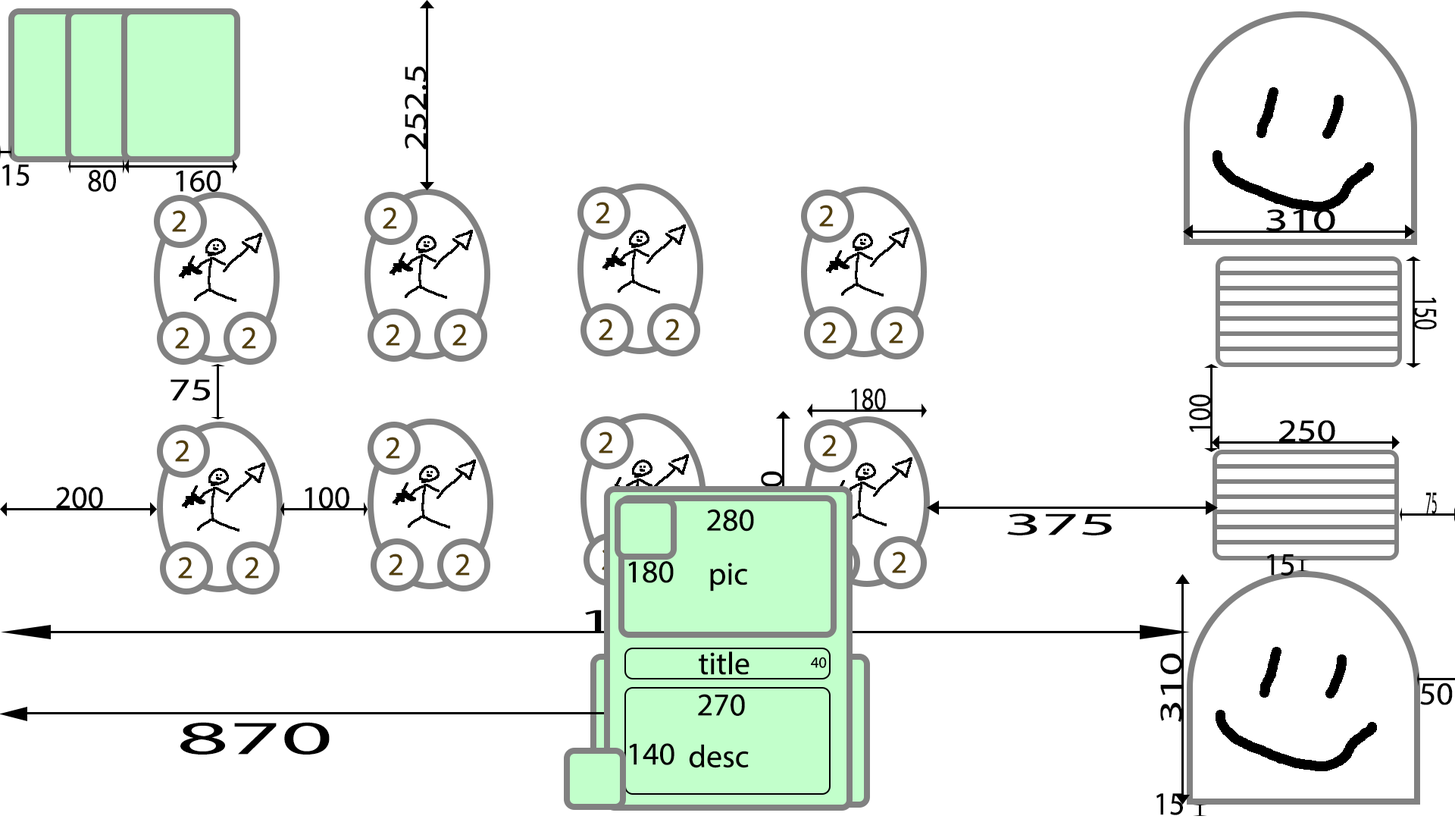
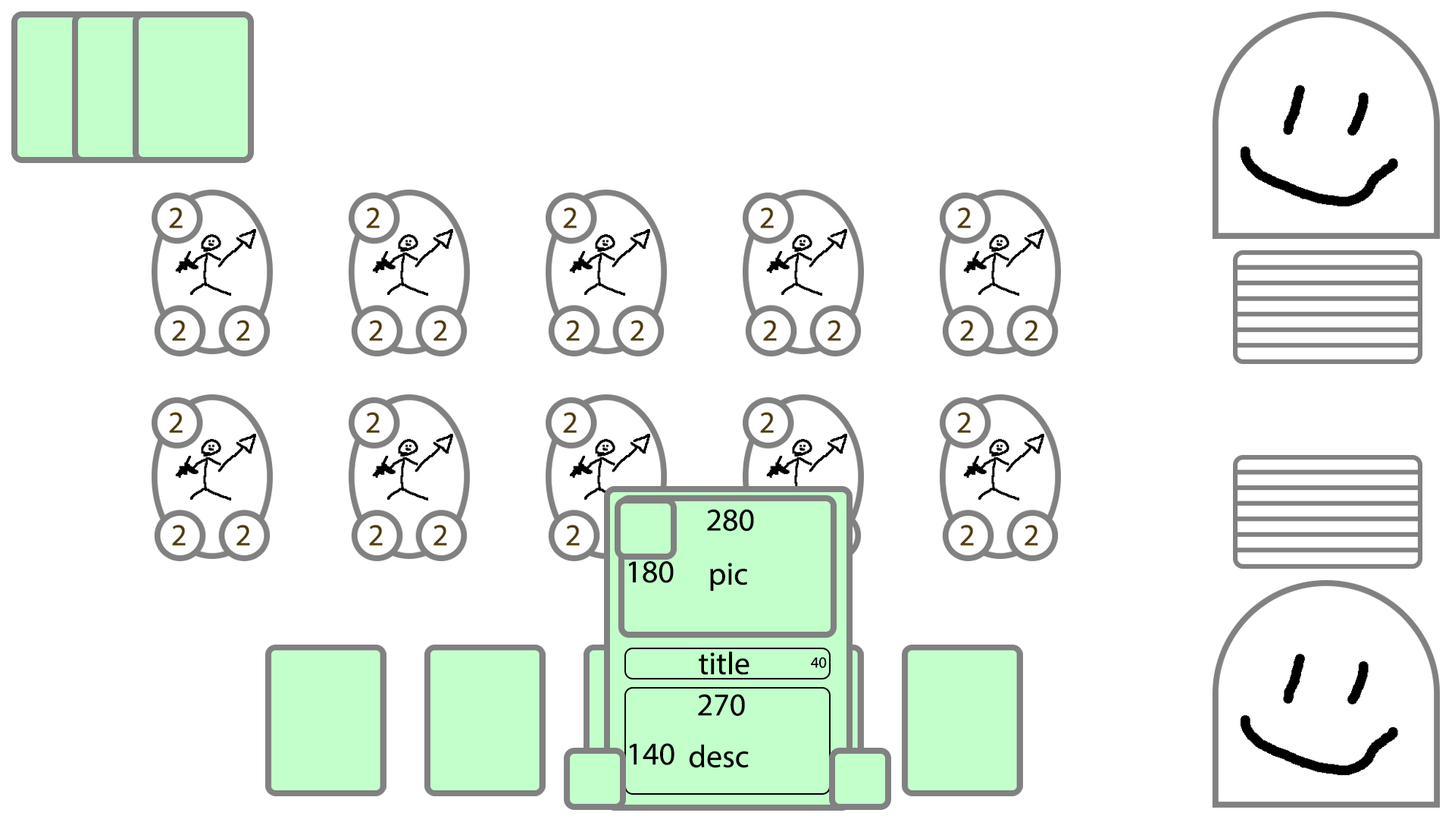
Layer changes from the first 1455×819 image to the second:
hid group "marking" (110 layers) over [0, 0, 1455, 816]
removed group "side2" (52 layers) over [153, 183, 928, 365]
removed group "people4" (1st of 2, in "side2") (12 layers) from group "side2" over [801, 186, 928, 360]
renamed "Слой 6" to "second guys", moved it out of group "picture", painted on it over [151, 394, 1062, 561]
removed group "people3" (2nd of 2, in "side1") (12 layers) from group "side1" over [580, 413, 707, 586]
removed group "people2" (2nd of 2, in "side1") (12 layers) from group "side1" over [367, 418, 494, 592]
removed group "people1" (2nd of 2, in "side1") (12 layers) from group "side1" over [156, 421, 283, 595]
removed group "character2" (2 layers) over [1183, 11, 1418, 245]
renamed "Слой 10" to "first guys", moved it out of group "picture", painted on it over [151, 189, 1062, 357]
removed group "people3" (1st of 2, in "side2") (12 layers) from group "side2" over [577, 183, 704, 357]
removed group "people2" (1st of 2, in "side2") (12 layers) from group "side2" over [364, 188, 491, 362]
removed group "people1" (1st of 2, in "side2") (12 layers) from group "side2" over [153, 191, 280, 365]
removed group "side1" (52 layers) over [156, 413, 931, 595]
renamed "Слой 1" to "second dude копия", moved it out of group "character1", painted on it over [1212, 579, 1441, 808]
removed layer "Прямоугольник 3" (2nd of 2, in "character1") from group "character1" over [1187, 570, 1421, 805]
renamed "Слой 2" to "second dude", moved it out of group "character2", painted on it over [1212, 11, 1441, 239]
removed layer "Прямоугольник 3" (1st of 2, in "character2") from group "character2" over [1183, 11, 1418, 245]
removed group "character1" (2 layers) over [1187, 570, 1421, 805]
renamed "Слой 0" to "coloda 2", painted on it over [0, 0, 1455, 816]
renamed "Линия 1" to "coloda 1", moved it out of group "coloda1", painted on it over [1215, 454, 1423, 569]
…and 119 more changes (6 added, 5 painted, 108 removed)
